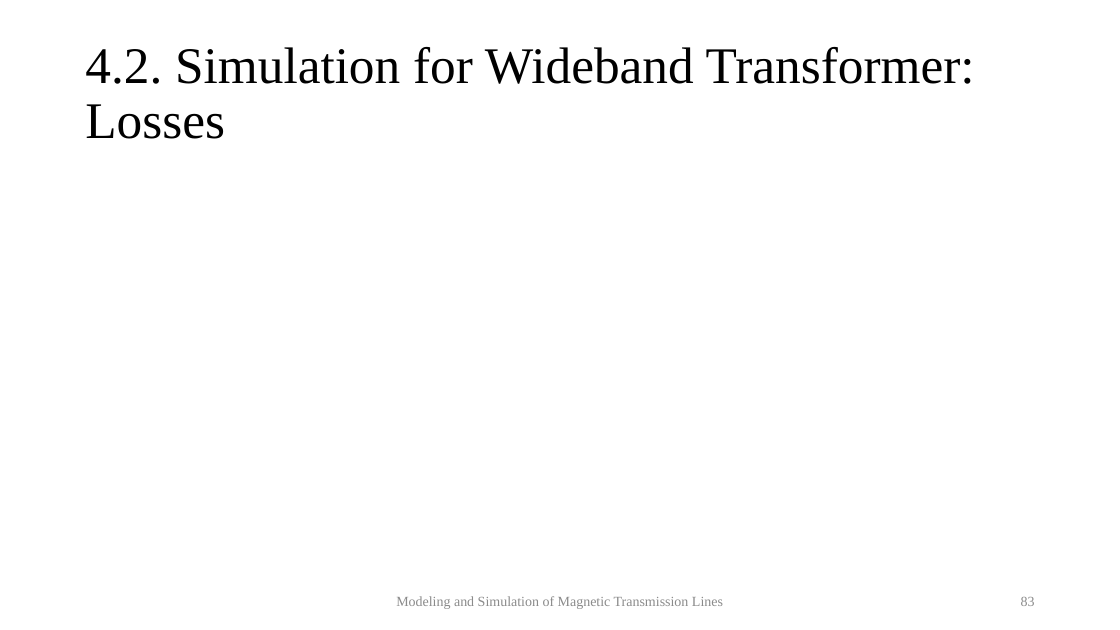
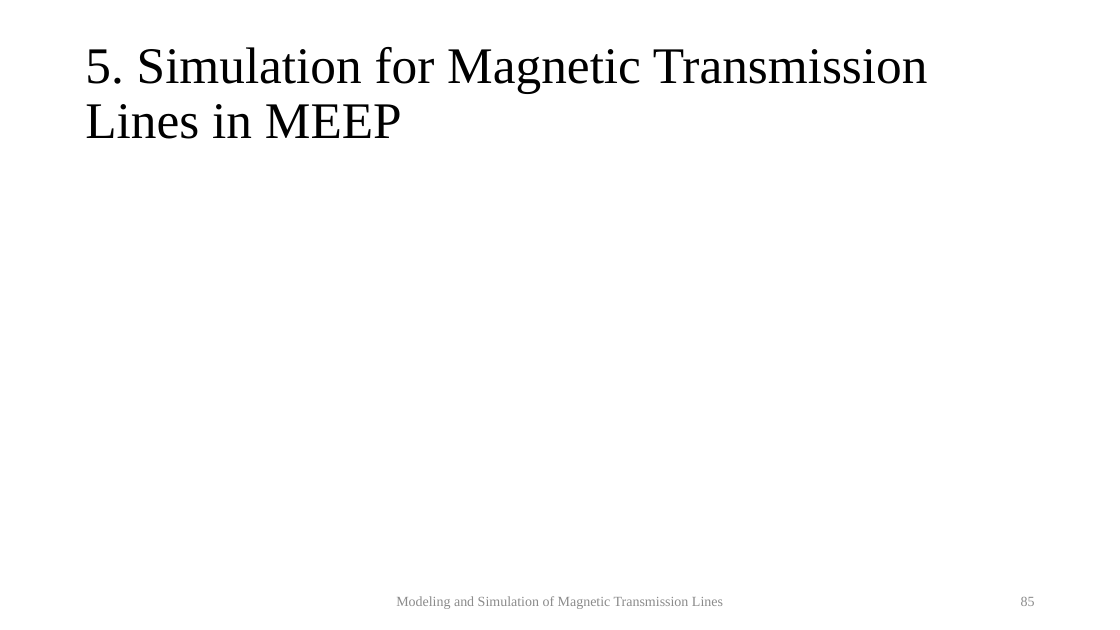
Before and after one commit to MuhammadShamaas1997/Electrical-Engineering, a slide deck: slide 85 of MS/Spring 2020/Thesis/Magnetic Transmission Lines/Thesis Final Presentation.pptx (slide 83 before the commit). Drawn at 1120x630 pixels with LibreOffice and Linux fonts; fonts in the diff are those of the drawing; grey boxes stand for pictures. Boxes give left, top, right and bottom in pixels: in the first picture for what was removed or moved away, otherwise in the second. Text is boxed around its words. In the diff, an @@ line names an element or a change of style, - is before the commit and + after.

```diff
--- a/MS/Spring 2020/Thesis/Magnetic Transmission Lines/Thesis Final Presentation.pptx
+++ b/MS/Spring 2020/Thesis/Magnetic Transmission Lines/Thesis Final Presentation.pptx
@@ title at bbox=[85, 47, 928, 139]: text changed @@
-4.2. Simulation for Wideband Transformer: Losses
+5. Simulation for Magnetic Transmission Lines in MEEP
@@ page number at bbox=[1021, 597, 1035, 606]: text changed @@
-83
+85
```
Also in this commit, not shown: 12 other slides changed, 1 slide added.
